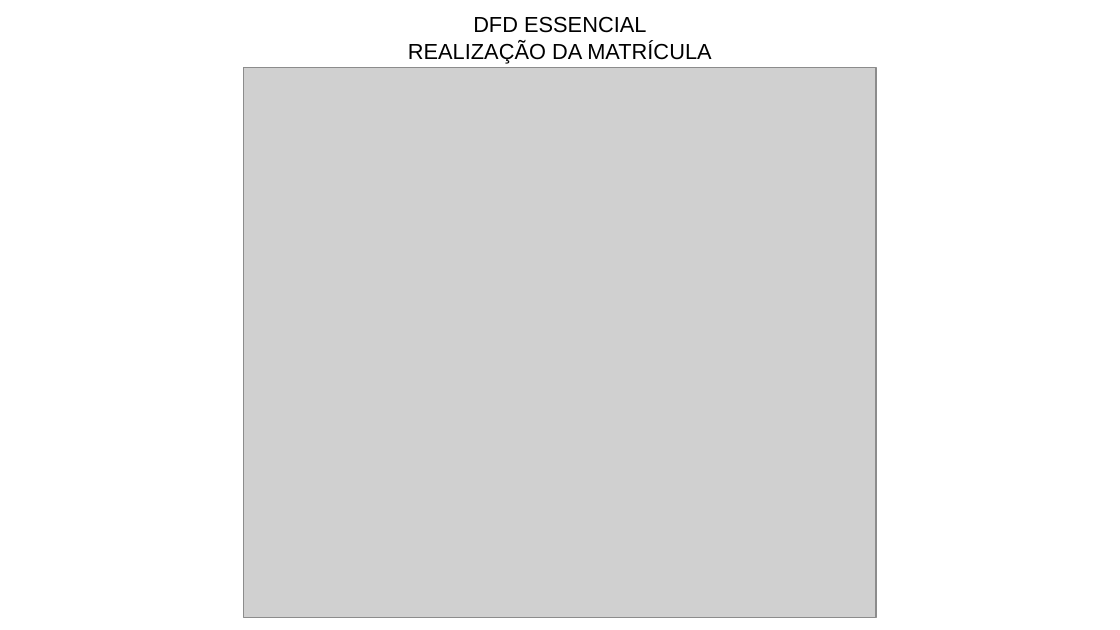
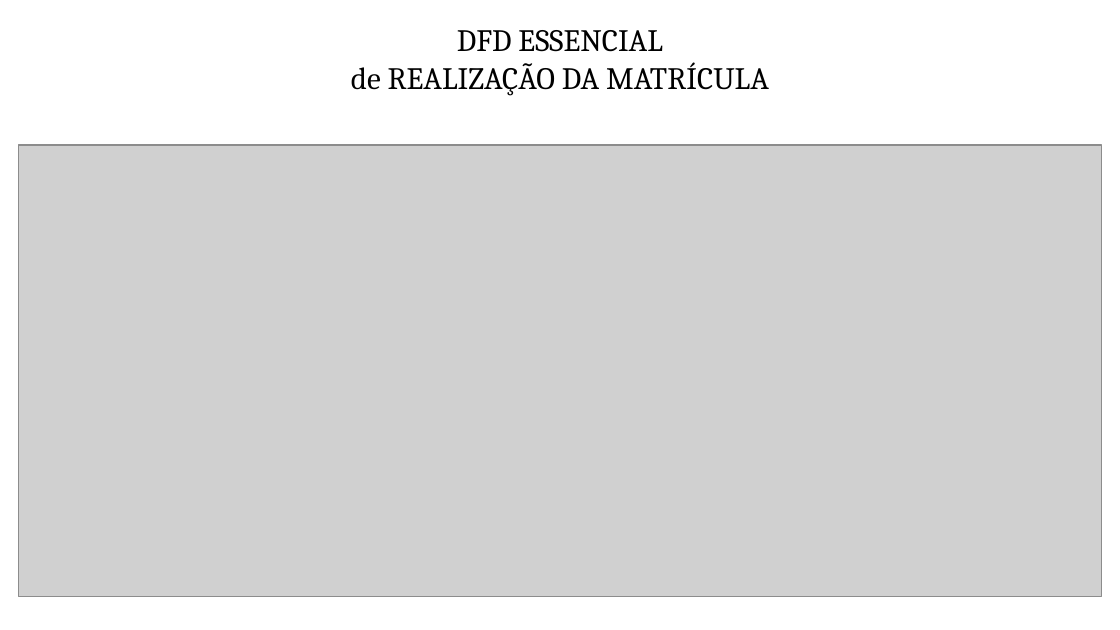
Before and after one commit to troogg/Madara, a slide deck: slide 1 of Artefatos/16. DFD ESSENCIAL CAPACIDADES.pptx. Drawn at 1120x630 pixels with LibreOffice and Linux fonts; fonts in the diff are those of the drawing; grey boxes stand for pictures. Boxes give left, top, right and bottom in pixels: in the first picture for what was removed or moved away, otherwise in the second. Text is boxed around its words. In the diff, an @@ line names an element or a change of style, - is before the commit and + after.

```diff
--- a/Artefatos/16. DFD ESSENCIAL CAPACIDADES.pptx
+++ b/Artefatos/16. DFD ESSENCIAL CAPACIDADES.pptx
@@ text "DFD ESSENCIAL": place and size @@
-text "DFD ESSENCIAL" at [408,16,711,63]
+text "DFD ESSENCIAL" at [351,30,769,95]
@@ text at [457,30,663,52]: size 14 to 20 pt, font Arial to Cambria in "DFD ESSENCIAL" @@
@@ text at [351,62,769,95]: text changed; size 14 to 20 pt; font Arial to Cambria @@
-REALIZAÇÃO DA MATRÍCULA
+de REALIZAÇÃO DA MATRÍCULA
@@ picture: place and size @@
-picture at [244,67,877,618]
+picture at [19,146,1102,597]
```
Also in this commit, not shown: 4 slides removed, 13 other files.
